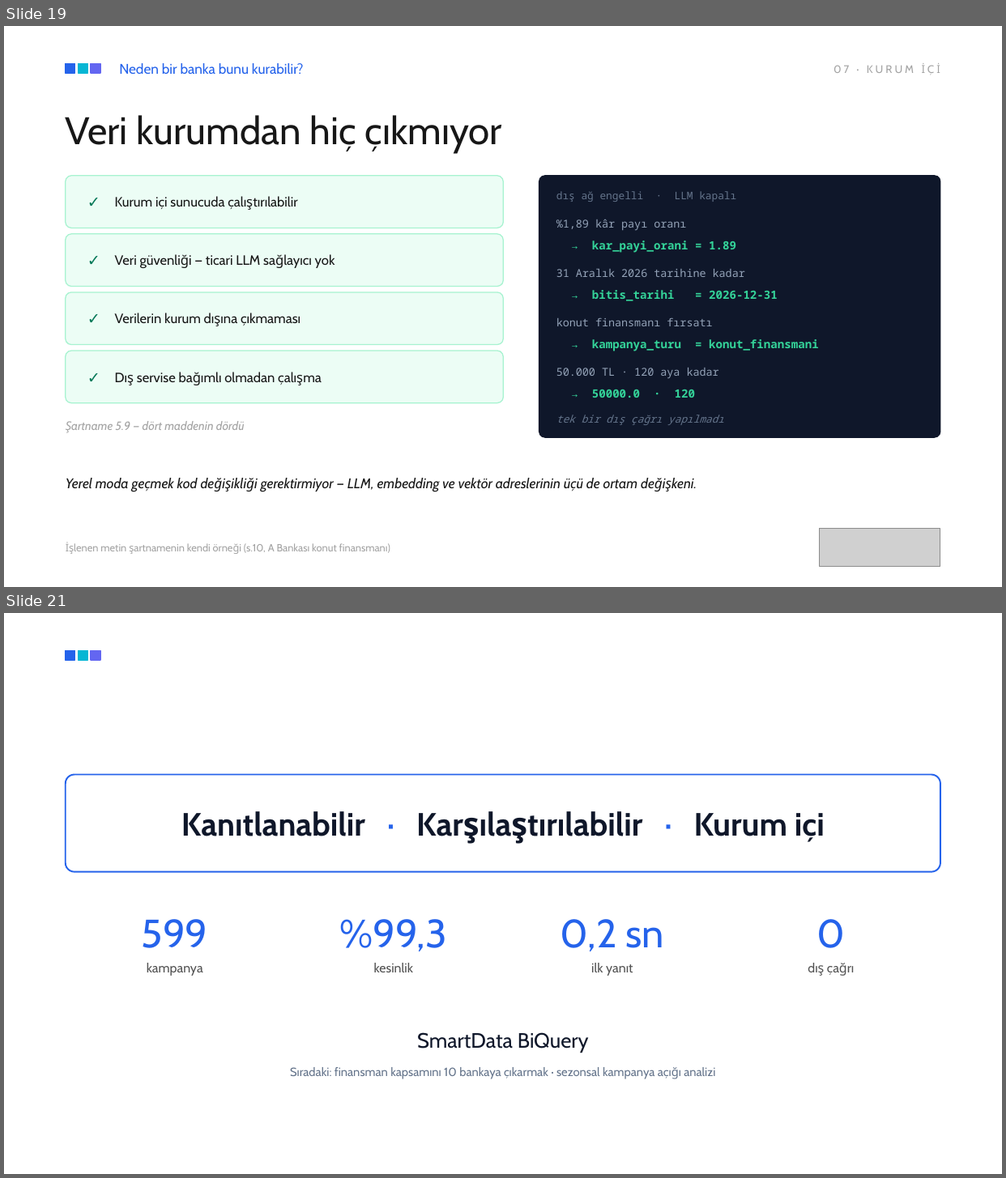
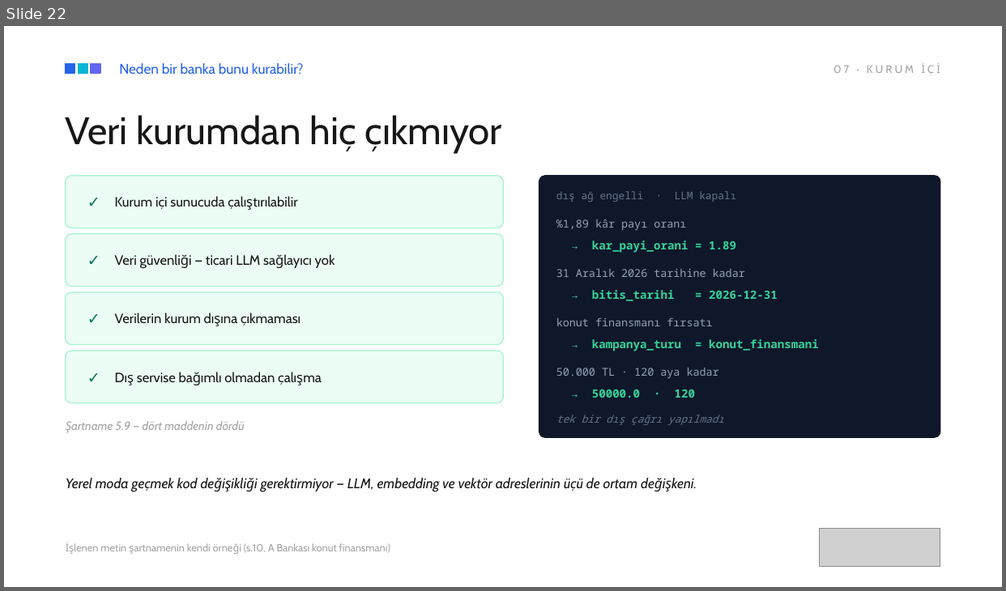
Before and after one commit to SmartData58/Teknofest2026_FinAgent, a slide deck: SmartData-BiQuery-Sunum.pptx. Shown one above the other, each under a label of ours: slides 19 and 21 before the commit, slide 22 after it; the slides between them are not shown. The pictures are 1006x1178 and 1006x591 pixels, drawn with LibreOffice and Linux fonts; fonts in the diff are those of the drawing; grey boxes stand for pictures; background and template pictures are left out. Boxes give left, top, right and bottom in pixels: in the first picture for what was removed or moved away, otherwise in the second. Text is boxed around its words. In the diff, an @@ line names an element or a change of style, - is before the commit and + after.

```diff
--- a/SmartData-BiQuery-Sunum.pptx
+++ b/SmartData-BiQuery-Sunum.pptx
@@ slide 21 removed at (4, 613, 1002, 1174), background #FFFFFF @@
@@ rectangle removed at (66, 650, 75, 660) @@
@@ rectangle removed at (78, 650, 88, 660) @@
@@ rectangle removed at (91, 650, 100, 660) @@
@@ rounded rectangle removed at (66, 775, 940, 872) @@
@@ text removed at (181, 811, 825, 842) @@
-Kanıtlanabilir · Karşılaştırılabilir · Kurum içi
@@ text removed at (142, 919, 208, 948) @@
-599
@@ text removed at (339, 919, 447, 952) @@
-%99,3
@@ text removed at (560, 919, 664, 952) @@
-0,2 sn
@@ text removed at (816, 919, 845, 948) @@
-0
@@ text removed at (147, 963, 203, 976) @@
-kampanya
@@ text removed at (374, 963, 413, 973) @@
-kesinlik
@@ text removed at (591, 963, 633, 976) @@
-ilk yanıt
@@ text removed at (722, 954, 940, 982) @@
-dış çağrı
@@ text removed at (417, 1033, 589, 1053) @@
-SmartData BiQuery
@@ text removed at (290, 1067, 715, 1080) @@
-Sıradaki: finansman kapsamını 10 bankaya çıkarmak · sezonsal kampanya açığı analizi
@@ what was slide 19 is now slide 22 @@
```
Also in this commit, not shown: 3 slides changed, 3 slides added.
